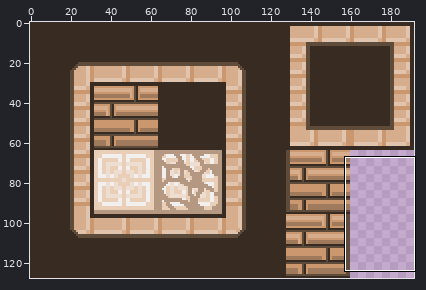
One commit to this sprite sheet: assets/sandstone-tiles.png. The first picture is a wide view before the edit; the outline marks the close-up.
Close-up. Before:
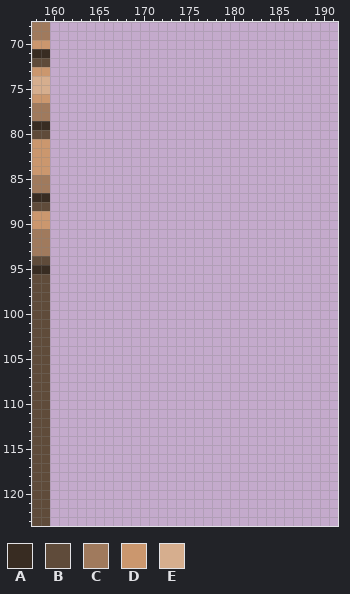
The file is 192x128 pixels. Shown: x 158..191, y 68..123.
Palette (. is transparent): A #382c22  B #5f4b3a  C #a07a5d  D #cb976e  E #d6ae8e
Pixels before, first column x 158:
 68 CC
 69 CC
 70 DD
 71 AA
 72 BB
 73 DD
 74 EE
 75 EE
 76 DD
 77 CC
 78 CC
 79 AA
 80 BB
 81 DD
 82 DD
 83 DD
 84 DD
 85 CC
 86 CC
 87 AA
 88 BB
 89 DD
 90 DD
 91 CC
 92 CC
 93 CC
 94 BB
 95 AA
 96 BB
 97 BB
 98 BB
 99 BB
100 BB
101 BB
102 BB
103 BB
104 BB
105 BB
106 BB
107 BB
108 BB
109 BB
110 BB
111 BB
112 BB
113 BB
114 BB
115 BB
116 BB
117 BB
118 BB
119 BB
120 BB
121 BB
122 BB
123 BB
After the commit:
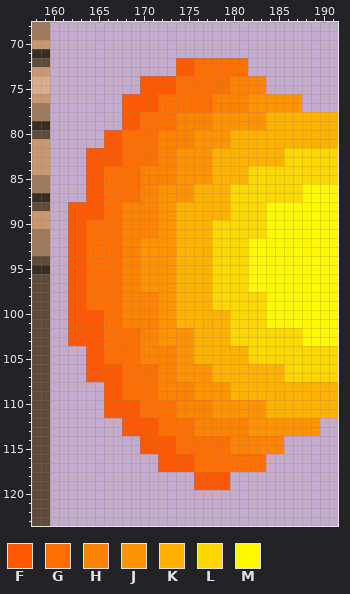
Colours new in this view: F #ff5800  G #ff6e00  H #ff8200  J #ff9300  K #ffb100  L #ffd700  M #fff800
Edits made:
Changed rows in their new state; - is an unchanged pixel.
first column x 162:
 72 ------------FFGGGGGG----------
 73 ------------FFGGGGGG----------
 74 --------FFFFGGGGGGHHHH--------
 75 --------FFFFGGGGGGHHHH--------
 76 ------FFFFGGGGGGHHHHJJJJJJ----
 77 ------FFFFGGGGGGHHHHJJJJJJ----
 78 ------FFGGGGHHHHJJJJJJKKKKKKKK
 79 ------FFGGGGHHHHJJJJJJKKKKKKKK
 80 ----FFGGGGHHHHJJJJKKKKKKKKKKKK
 81 ----FFGGGGHHHHJJJJKKKKKKKKKKKK
 82 --FFFFGGGGHHJJJJKKKKKKKKLLLLLL
 83 --FFFFGGGGHHJJJJKKKKKKKKLLLLLL
 84 --FFGGGGHHHHJJJJKKKKLLLLLLLLLL
 85 --FFGGGGHHHHJJJJKKKKLLLLLLLLLL
 86 --FFGGGGHHJJJJKKKKLLLLLLLLMMMM
 87 --FFGGGGHHJJJJKKKKLLLLLLLLMMMM
 88 FFFFGGHHHHJJKKKKKKLLLLMMMMMMMM
 89 FFFFGGHHHHJJKKKKKKLLLLMMMMMMMM
 90 FFGGGGHHHHJJKKKKLLLLLLMMMMMMMM
 91 FFGGGGHHHHJJKKKKLLLLLLMMMMMMMM
 92 FFGGGGHHJJJJKKKKLLLLMMMMMMMMMM
 93 FFGGGGHHJJJJKKKKLLLLMMMMMMMMMM
 94 FFGGGGHHJJJJKKKKLLLLMMMMMMMMMM
 95 FFGGGGHHJJJJKKKKLLLLMMMMMMMMMM
 96 FFGGGGHHJJJJKKKKLLLLMMMMMMMMMM
 97 FFGGGGHHJJJJKKKKLLLLMMMMMMMMMM
 98 FFGGGGHHHHJJKKKKLLLLLLMMMMMMMM
 99 FFGGGGHHHHJJKKKKLLLLLLMMMMMMMM
100 FFFFGGHHHHJJKKKKKKLLLLMMMMMMMM
101 FFFFGGHHHHJJKKKKKKLLLLMMMMMMMM
102 FFFFGGGGHHJJJJKKKKLLLLLLLLMMMM
103 FFFFGGGGHHJJJJKKKKLLLLLLLLMMMM
104 --FFGGGGHHHHJJKKKKKKLLLLLLLLLL
105 --FFGGGGHHHHJJKKKKKKLLLLLLLLLL
106 --FFFFGGGGHHJJJJKKKKKKKKLLLLLL
107 --FFFFGGGGHHJJJJKKKKKKKKLLLLLL
108 ----FFGGGGHHHHJJJJKKKKKKKKKKKK
109 ----FFGGGGHHHHJJJJKKKKKKKKKKKK
110 ----FFFFGGGGHHHHJJJJJJKKKKKKKK
111 ----FFFFGGGGHHHHJJJJJJKKKKKKKK
112 ------FFFFGGGGHHHHHHJJJJJJJJ--
113 ------FFFFGGGGHHHHHHJJJJJJJJ--
114 --------FFFFGGGGGGHHHHHH------
115 --------FFFFGGGGGGHHHHHH------
116 ----------FFFFGGGGGGGG--------
117 ----------FFFFGGGGGGGG--------
118 --------------FFFF------------
119 --------------FFFF------------
